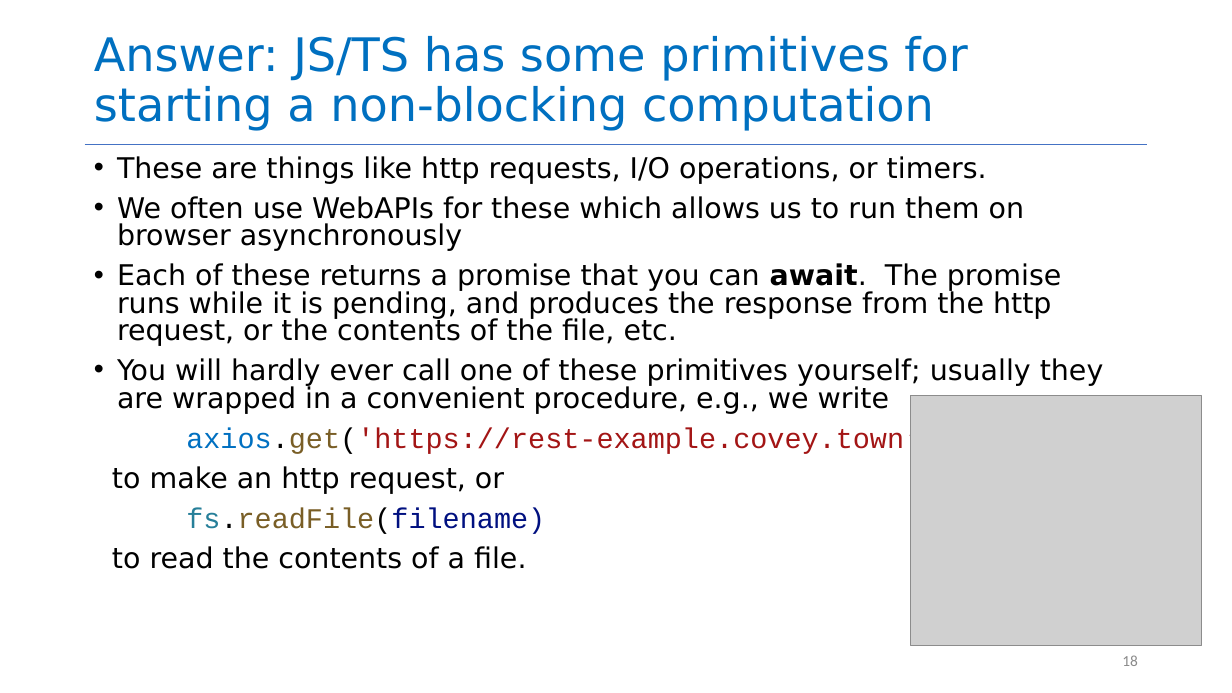
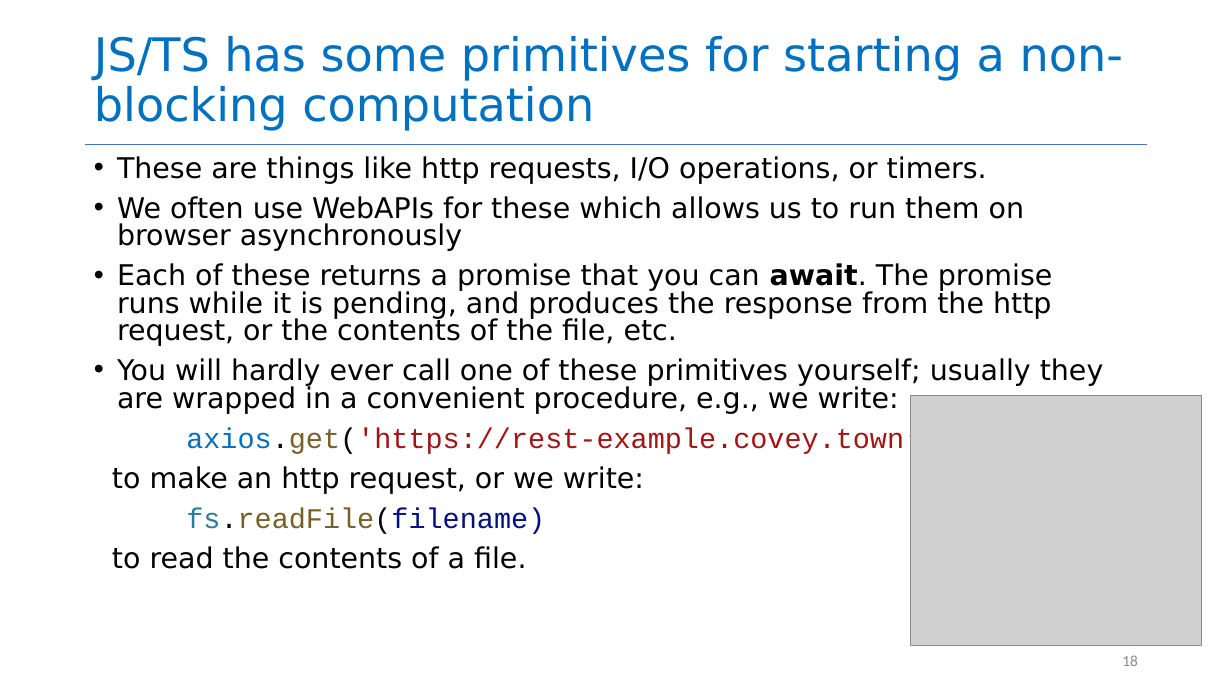
Before and after one commit to neu-se/CS4530-Fall-2024, a slide deck: slide 18 of Slides/Module 06 Concurrency Patterns in Typescript.pptx. Drawn at 1232x693 pixels with LibreOffice and Linux fonts; fonts in the diff are those of the drawing; grey boxes stand for pictures. Boxes give left, top, right and bottom in pixels: in the first picture for what was removed or moved away, otherwise in the second. Text is boxed around its words. In the diff, an @@ line names an element or a change of style, - is before the commit and + after.

```diff
--- a/Slides/Module 06 Concurrency Patterns in Typescript.pptx
+++ b/Slides/Module 06 Concurrency Patterns in Typescript.pptx
@@ title at [94, 36, 1123, 131]: text changed @@
-Answer: JS/TS has some primitives for starting a non-blocking computation
+JS/TS has some primitives for starting a non-blocking computation
@@ text at [117, 358, 1104, 414]: text changed @@
-• You will hardly ever call one of these primitives yourself; usually they are wrapped in a convenient procedure, e.g., we write
+• You will hardly ever call one of these primitives yourself; usually they are wrapped in a convenient procedure, e.g., we write:
@@ text at [112, 466, 644, 494]: text changed @@
-to make an http request, or
+to make an http request, or we write:
```
Also in this commit, not shown: 2 other slides changed, 1 other file.
